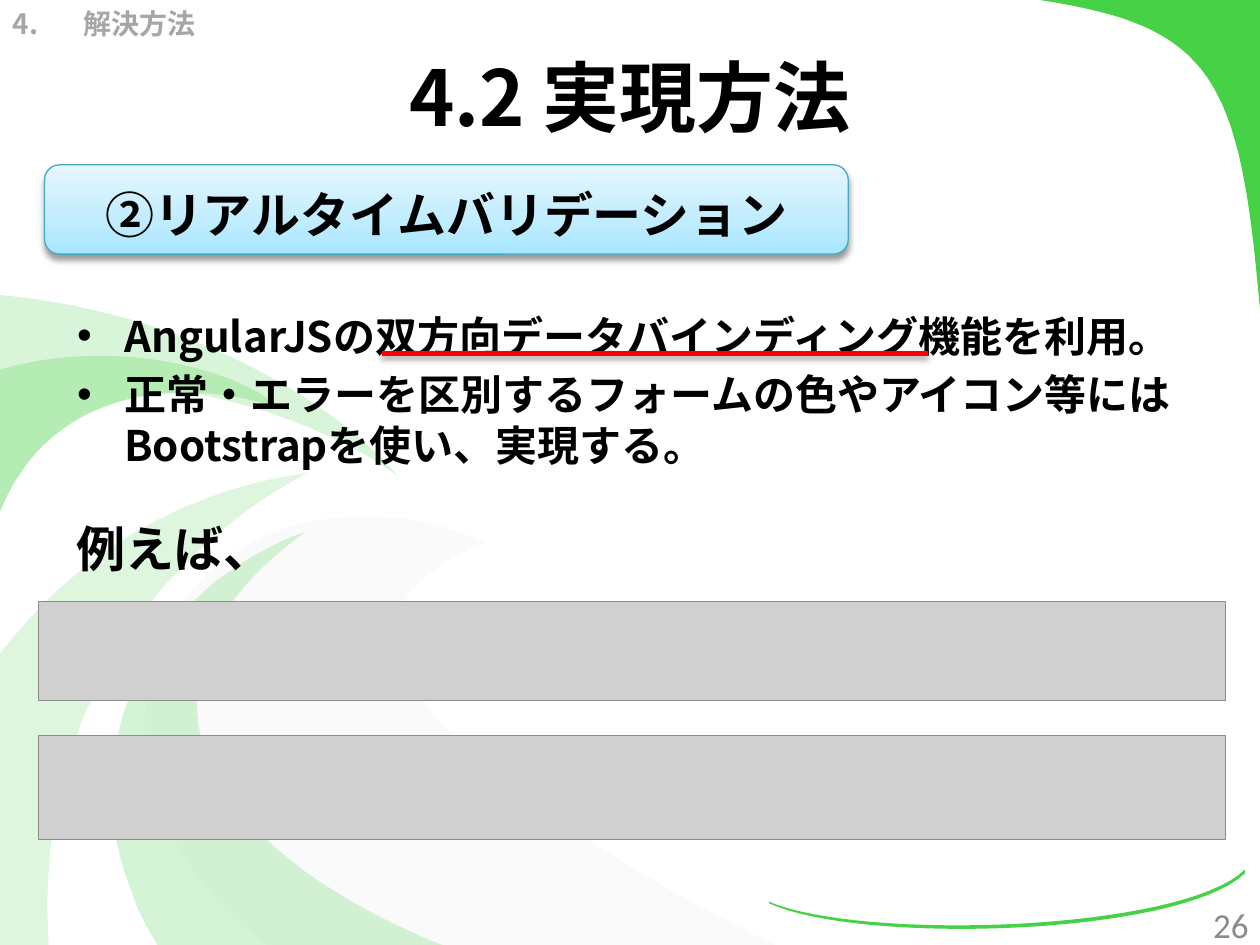
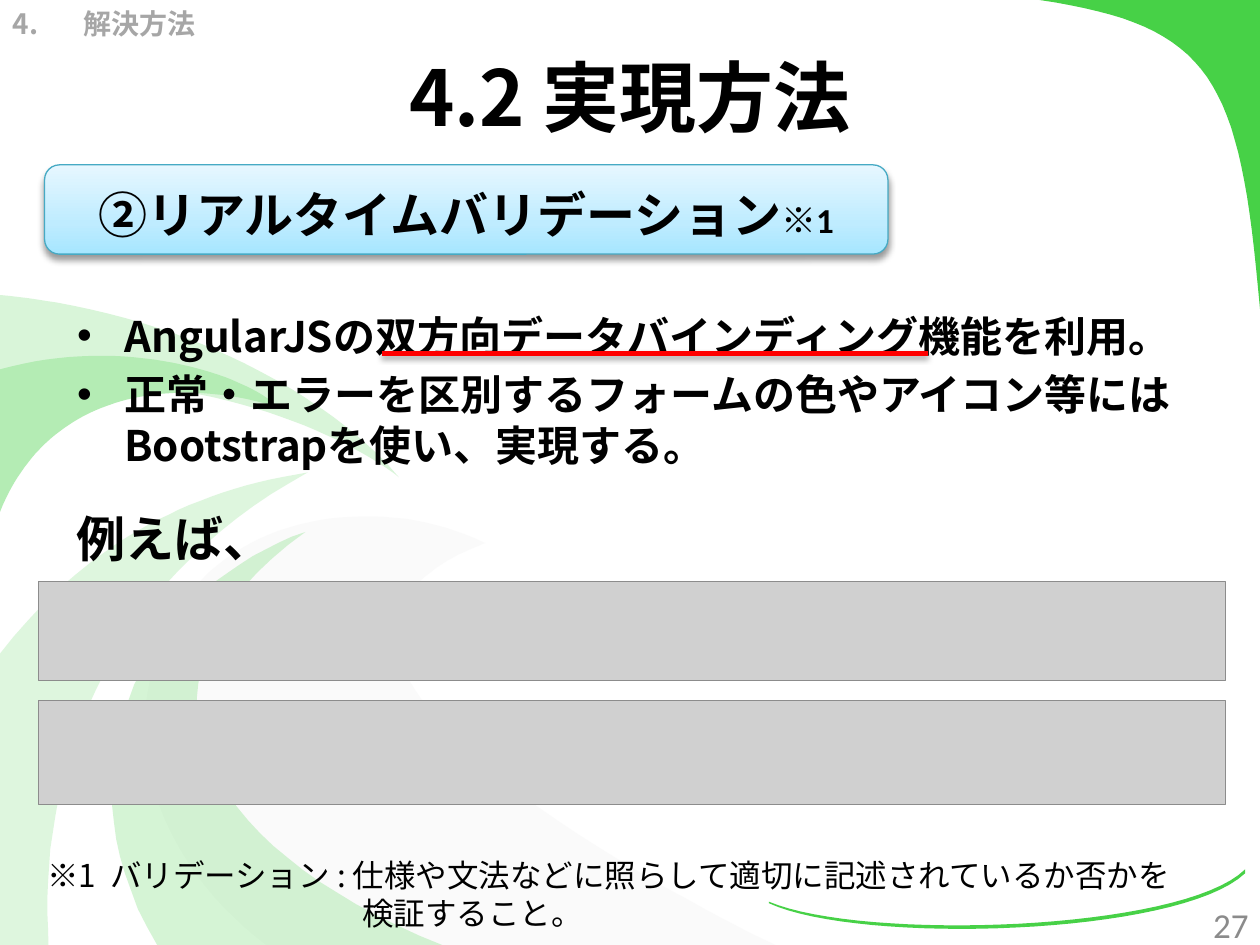
Before and after one commit to kotaro0717/Report-Management, a slide deck: slide 27 of 1.中間報告/3.発表資料/report_hokada.pptx (slide 26 before the commit). Drawn at 1260x945 pixels with LibreOffice and Linux fonts; fonts in the diff are those of the drawing; grey boxes stand for pictures. Boxes give left, top, right and bottom in pixels: in the first picture for what was removed or moved away, otherwise in the second. Text is boxed around its words. In the diff, an @@ line names an element or a change of style, - is before the commit and + after.

```diff
--- a/1.中間報告/3.発表資料/report_hokada.pptx
+++ b/1.中間報告/3.発表資料/report_hokada.pptx
@@ rounded rectangle "②リアルタイムバリデーション※1": place and size @@
-rounded rectangle "②リアルタイムバリデーション※1" at box(44, 165, 848, 255)
+rounded rectangle "②リアルタイムバリデーション※1" at box(44, 165, 887, 255)
@@ text in rounded rectangle at box(99, 190, 834, 238): text changed @@
-②リアルタイムバリデーション
+②リアルタイムバリデーション※1
@@ text "例えば、": place and size @@
-text "例えば、" at box(77, 525, 273, 572)
+text "例えば、" at box(77, 515, 273, 562)
@@ picture: place and size @@
-picture at box(38, 601, 1225, 701)
+picture at box(38, 582, 1225, 682)
@@ picture: place and size @@
-picture at box(38, 736, 1225, 840)
+picture at box(38, 701, 1225, 805)
@@ text added at box(47, 855, 1170, 928), 18 pt, text #000000 @@
+※1 バリデーション : 仕様や文法などに照らして適切に記述されているか否かを
+検証すること。
@@ page number at box(1213, 915, 1248, 938): text changed @@
-26
+27
```
Also in this commit, not shown: 18 other slides changed, 3 slides added, 1 slide removed, 5 other files.
